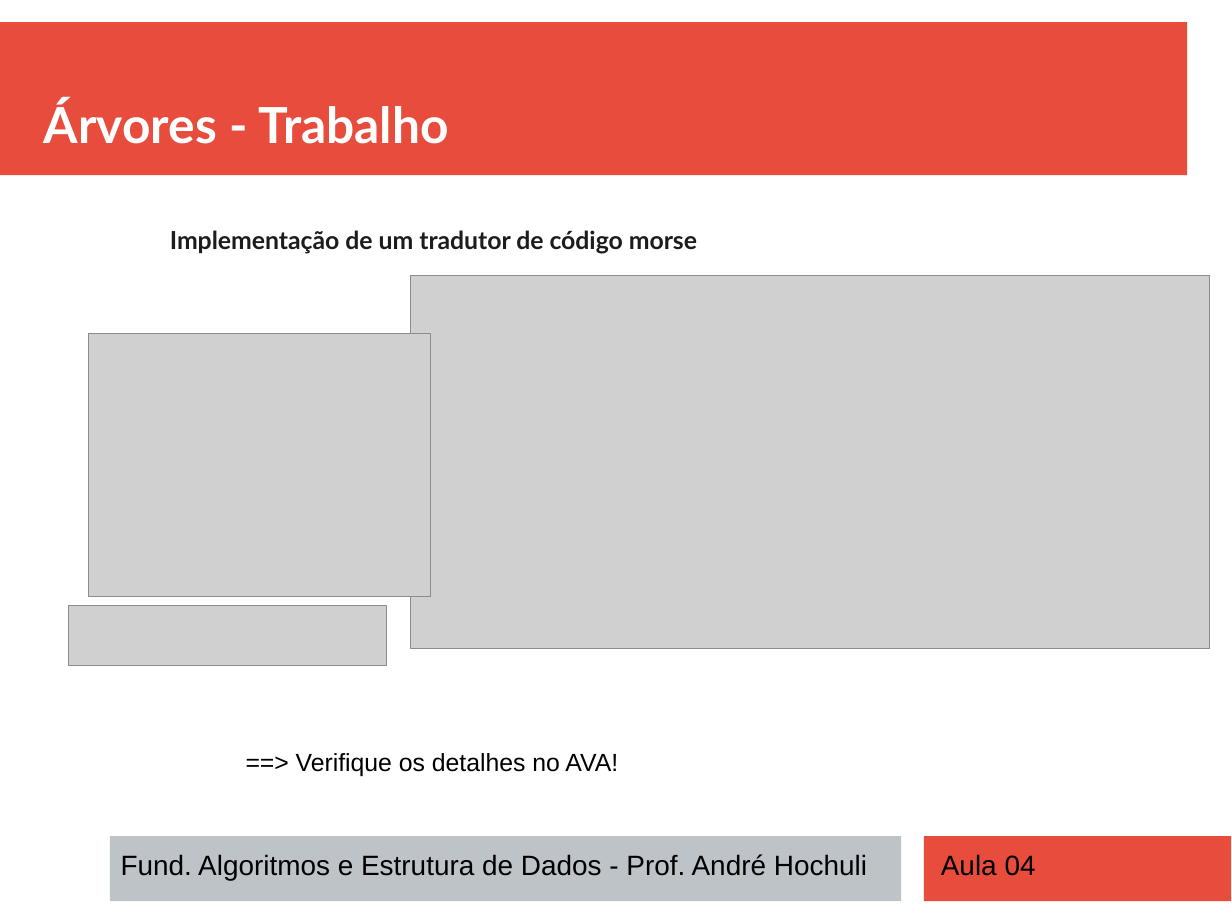
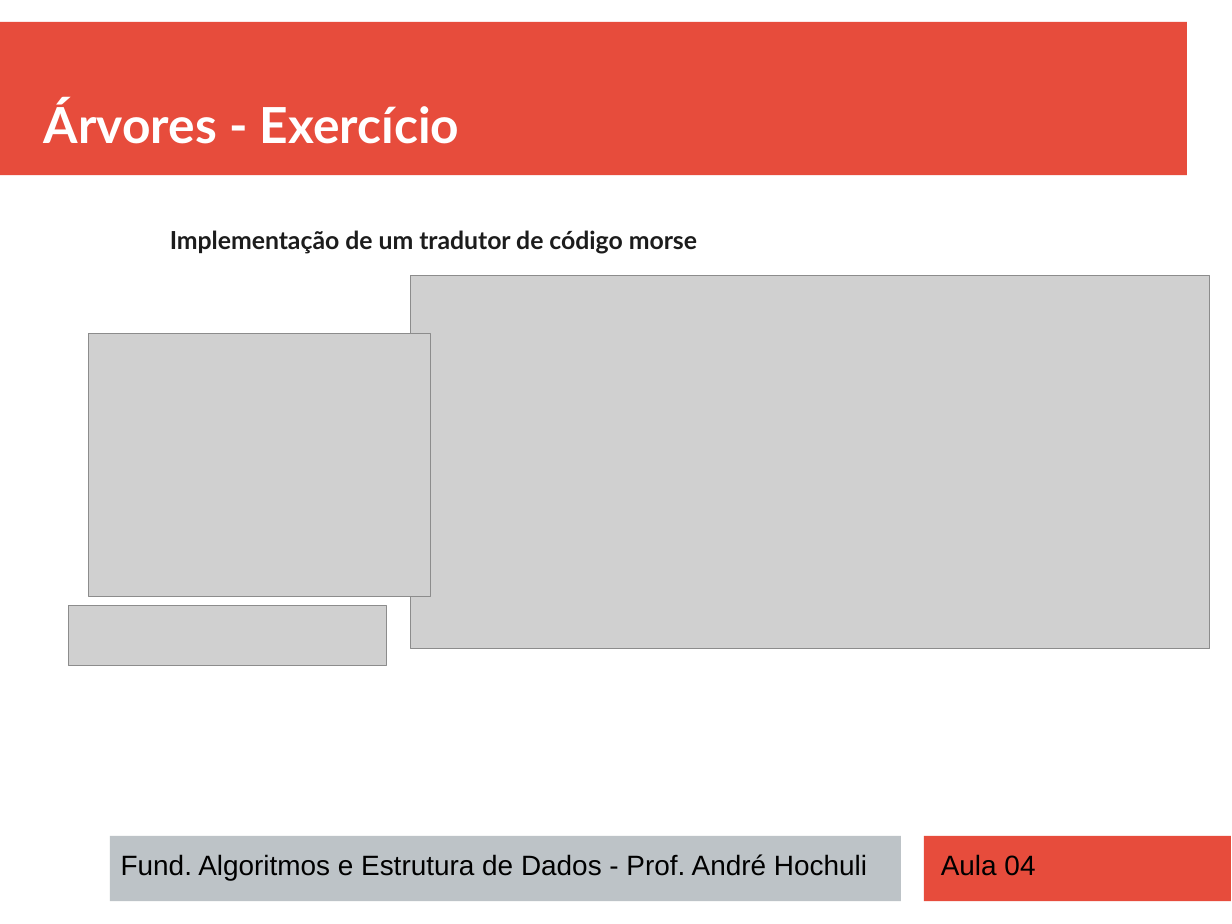
Before and after one commit to andrehochuli/teaching, a slide deck: slide 35 of DataStructuresAndAlgorithms/Aula 04 - Recursividade e Arvores/Aula 04 - Recursion & Trees.pptx. Drawn at 1232x924 pixels with LibreOffice and Linux fonts; fonts in the diff are those of the drawing; grey boxes stand for pictures. Boxes give left, top, right and bottom in pixels: in the first picture for what was removed or moved away, otherwise in the second. Text is boxed around its words. In the diff, an @@ line names an element or a change of style, - is before the commit and + after.

```diff
--- a/DataStructuresAndAlgorithms/Aula 04 - Recursividade e Arvores/Aula 04 - Recursion & Trees.pptx
+++ b/DataStructuresAndAlgorithms/Aula 04 - Recursividade e Arvores/Aula 04 - Recursion & Trees.pptx
@@ text at (44, 100, 459, 144): text changed @@
-Árvores - Trabalho
+Árvores - Exercício
@@ text at (296, 753, 618, 776): paragraph removed @@
-==> Verifique os detalhes no AVA!
```
Also in this commit, not shown: 6 other slides changed, 4 other files.
